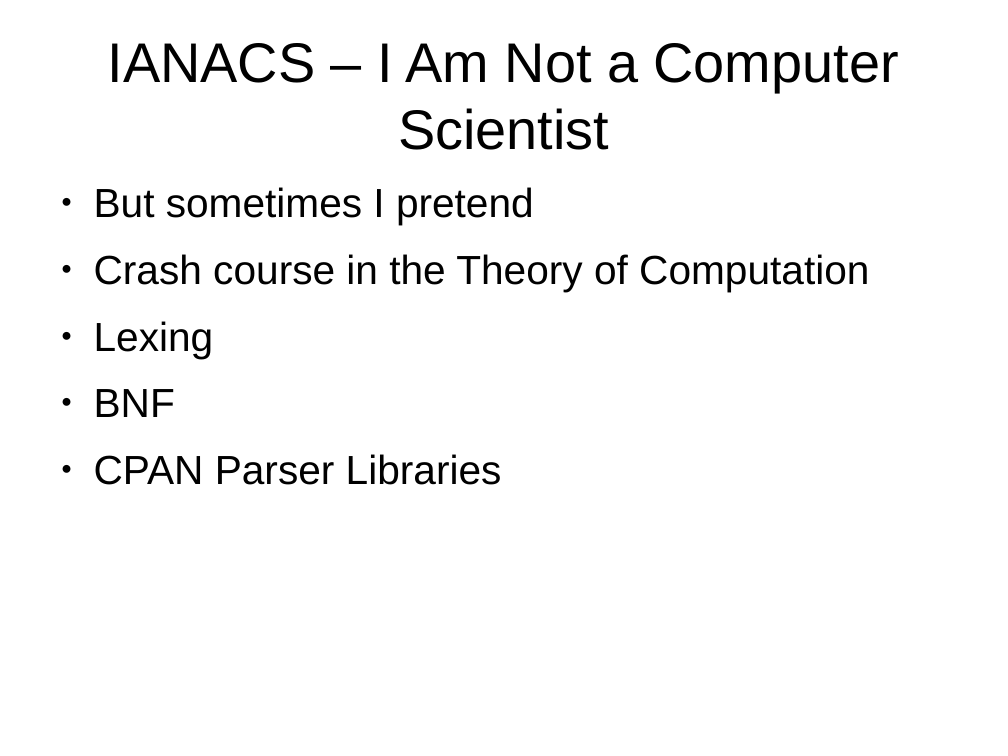
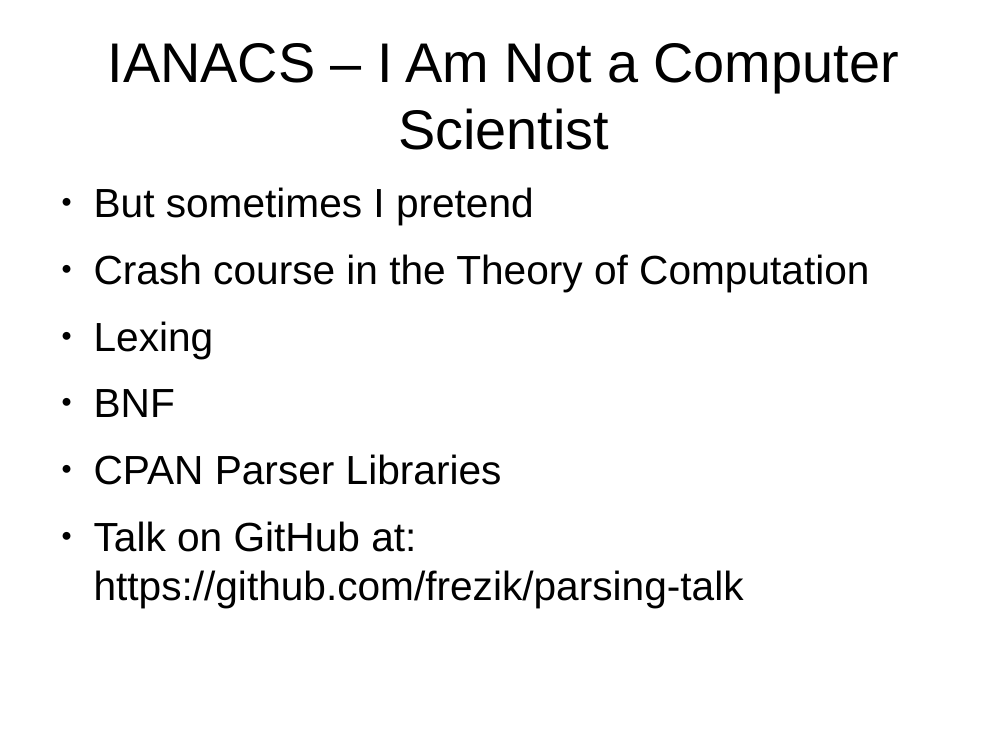
Before and after one commit to frezik/parsing-talk, a slide deck: slide 2 of presentation/parsing_talk.odp. Drawn at 1008x756 pixels with LibreOffice and Linux fonts; fonts in the diff are those of the drawing. Boxes give left, top, right and bottom in pixels: in the first picture for what was removed or moved away, otherwise in the second. Text is boxed around its words. In the diff, an @@ line names an element or a change of style, - is before the commit and + after.

Commit message:
Add github link

```diff
--- a/presentation/parsing_talk.odp
+++ b/presentation/parsing_talk.odp
@@ text at [94, 521, 744, 607]: paragraph added @@
+● Talk on GitHub at: https://github.com/frezik/parsing-talk
```
